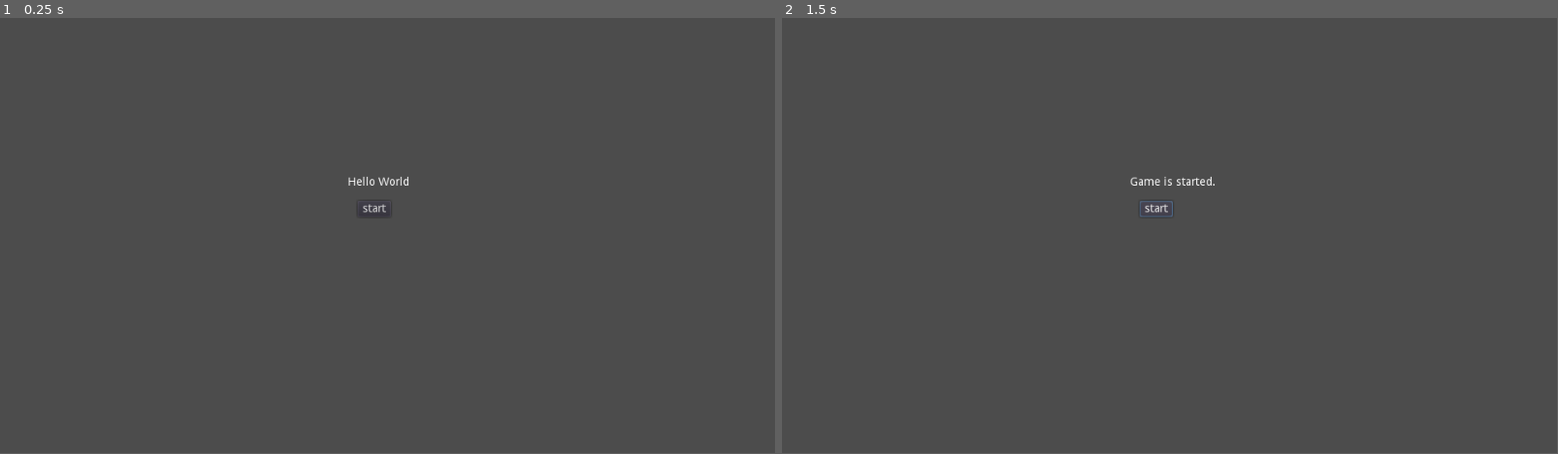
Above: before the commit, frames 1-2 (left to right).
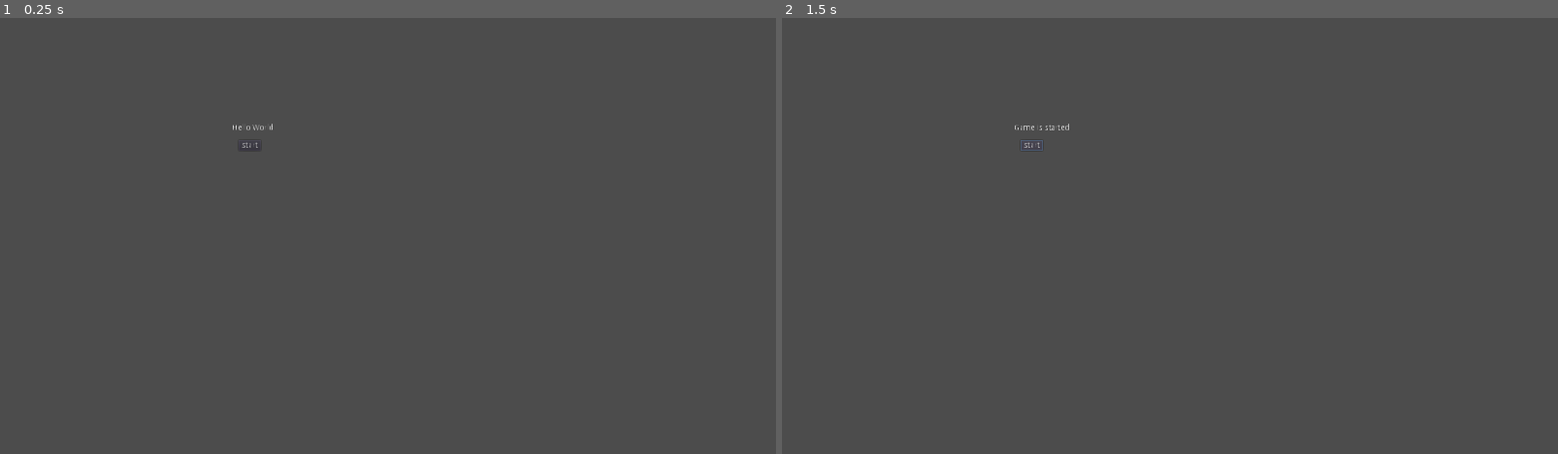
Above: after the commit, the same moments.

Repository: schnuet/ld-game-2020-4
Game: Godot game, scene res://rooms/start.tscn
Same seed, same stepped clock (60 frames per second), same inputs: the game is played once before the commit and once after it.
Inputs:
- Up to frame 1 (0.25 s): no input
- Up to frame 2 (1.5 s): click "start" at 0.5 s; click "start" at 1.25 s
In our replay, the window is 799x449 before the commit and 800x450 after it. These sizes can differ from the game's own. Grey fills any space a smaller window leaves; there, only what the larger window draws over its background counts as a difference.

The runs differ from the first frame. In frame 1, 0.1% of the frame differs, in the area x 30-53%, y 24-45%; in frame 2, 0.2%, in the area x 30-56%, y 24-46%.

Commit message:
update settings for 2d game

Diff:
--- a/project.godot
+++ b/project.godot
@@ -26,14 +26,18 @@
 
 [display]
 
-window/size/width=960
-window/size/height=540
-window/size/resizable=false
+window/size/width=1440
+window/size/height=810
+window/size/test_width=1440
+window/size/test_height=810
+window/stretch/mode="2d"
+window/stretch/aspect="keep"
 
 [rendering]
 
 quality/intended_usage/framebuffer_allocation=0
 quality/intended_usage/framebuffer_allocation.mobile=0
+quality/2d/use_pixel_snap=true
 vram_compression/import_etc=true
 vram_compression/import_etc2=false
 environment/default_environment="res://default_env.tres"
